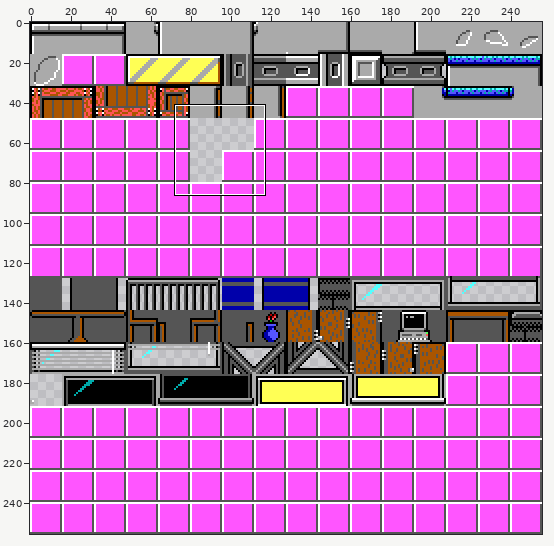
Two states of a sprite sheet, bin/data/tile_sheet.png. The first picture is a wide view before the edit; the outline marks the close-up.
Close-up. Before the edit:
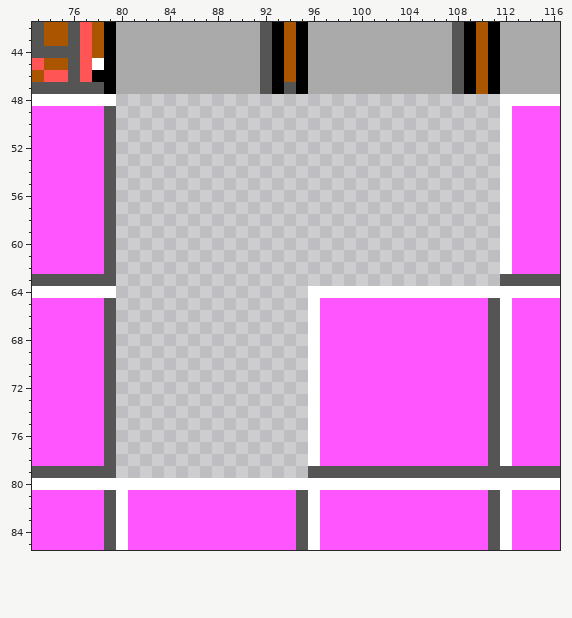
The file is 256x256 pixels. Shown: x 73..116, y 42..85.
Now the later version:
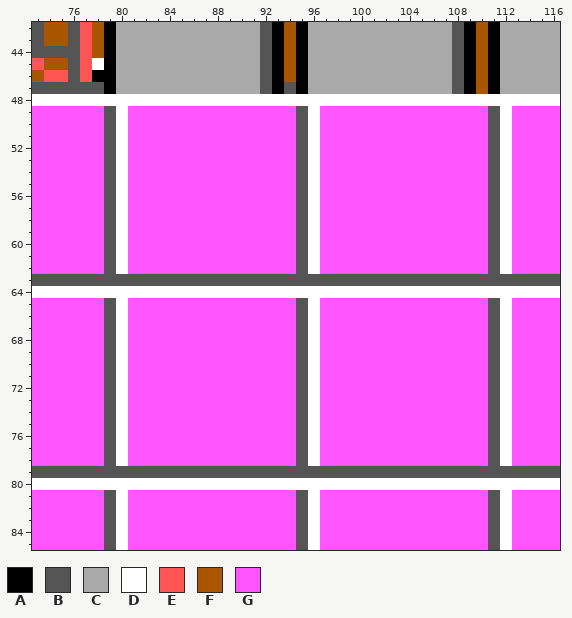
Palette (. is transparent): A #000000  B #555555  C #aaaaaa  D #ffffff  E #ff5555  F #aa5500  G #ff55ff
The commit says: Filled in some blank tiles.
The edit:
@@ x 73..116 @@
 47 BBBBBBACCCCCCCCCCCCBABACCCCCCCCCCCCBAFACCCCC
-48 DDDDDDD................................DDDDD
-49 GGGGGGB................................DGGGG
-50 GGGGGGB................................DGGGG
-51 GGGGGGB................................DGGGG
-52 GGGGGGB................................DGGGG
-53 GGGGGGB................................DGGGG
-54 GGGGGGB................................DGGGG
-55 GGGGGGB................................DGGGG
-56 GGGGGGB................................DGGGG
-57 GGGGGGB................................DGGGG
-58 GGGGGGB................................DGGGG
-59 GGGGGGB................................DGGGG
-60 GGGGGGB................................DGGGG
-61 GGGGGGB................................DGGGG
-62 GGGGGGB................................DGGGG
-63 BBBBBBB................................BBBBB
-64 DDDDDDD................DDDDDDDDDDDDDDDDDDDDD
-65 GGGGGGB................DGGGGGGGGGGGGGGBDGGGG
-66 GGGGGGB................DGGGGGGGGGGGGGGBDGGGG
-67 GGGGGGB................DGGGGGGGGGGGGGGBDGGGG
-68 GGGGGGB................DGGGGGGGGGGGGGGBDGGGG
-69 GGGGGGB................DGGGGGGGGGGGGGGBDGGGG
-70 GGGGGGB................DGGGGGGGGGGGGGGBDGGGG
-71 GGGGGGB................DGGGGGGGGGGGGGGBDGGGG
-72 GGGGGGB................DGGGGGGGGGGGGGGBDGGGG
-73 GGGGGGB................DGGGGGGGGGGGGGGBDGGGG
-74 GGGGGGB................DGGGGGGGGGGGGGGBDGGGG
-75 GGGGGGB................DGGGGGGGGGGGGGGBDGGGG
-76 GGGGGGB................DGGGGGGGGGGGGGGBDGGGG
-77 GGGGGGB................DGGGGGGGGGGGGGGBDGGGG
-78 GGGGGGB................DGGGGGGGGGGGGGGBDGGGG
-79 BBBBBBB................BBBBBBBBBBBBBBBBBBBBB
+48 DDDDDDDDDDDDDDDDDDDDDDDDDDDDDDDDDDDDDDDDDDDD
+49 GGGGGGBDGGGGGGGGGGGGGGBDGGGGGGGGGGGGGGBDGGGG
+50 GGGGGGBDGGGGGGGGGGGGGGBDGGGGGGGGGGGGGGBDGGGG
+51 GGGGGGBDGGGGGGGGGGGGGGBDGGGGGGGGGGGGGGBDGGGG
+52 GGGGGGBDGGGGGGGGGGGGGGBDGGGGGGGGGGGGGGBDGGGG
+53 GGGGGGBDGGGGGGGGGGGGGGBDGGGGGGGGGGGGGGBDGGGG
+54 GGGGGGBDGGGGGGGGGGGGGGBDGGGGGGGGGGGGGGBDGGGG
+55 GGGGGGBDGGGGGGGGGGGGGGBDGGGGGGGGGGGGGGBDGGGG
+56 GGGGGGBDGGGGGGGGGGGGGGBDGGGGGGGGGGGGGGBDGGGG
+57 GGGGGGBDGGGGGGGGGGGGGGBDGGGGGGGGGGGGGGBDGGGG
+58 GGGGGGBDGGGGGGGGGGGGGGBDGGGGGGGGGGGGGGBDGGGG
+59 GGGGGGBDGGGGGGGGGGGGGGBDGGGGGGGGGGGGGGBDGGGG
+60 GGGGGGBDGGGGGGGGGGGGGGBDGGGGGGGGGGGGGGBDGGGG
+61 GGGGGGBDGGGGGGGGGGGGGGBDGGGGGGGGGGGGGGBDGGGG
+62 GGGGGGBDGGGGGGGGGGGGGGBDGGGGGGGGGGGGGGBDGGGG
+63 BBBBBBBBBBBBBBBBBBBBBBBBBBBBBBBBBBBBBBBBBBBB
+64 DDDDDDDDDDDDDDDDDDDDDDDDDDDDDDDDDDDDDDDDDDDD
+65 GGGGGGBDGGGGGGGGGGGGGGBDGGGGGGGGGGGGGGBDGGGG
+66 GGGGGGBDGGGGGGGGGGGGGGBDGGGGGGGGGGGGGGBDGGGG
+67 GGGGGGBDGGGGGGGGGGGGGGBDGGGGGGGGGGGGGGBDGGGG
+68 GGGGGGBDGGGGGGGGGGGGGGBDGGGGGGGGGGGGGGBDGGGG
+69 GGGGGGBDGGGGGGGGGGGGGGBDGGGGGGGGGGGGGGBDGGGG
+70 GGGGGGBDGGGGGGGGGGGGGGBDGGGGGGGGGGGGGGBDGGGG
+71 GGGGGGBDGGGGGGGGGGGGGGBDGGGGGGGGGGGGGGBDGGGG
+72 GGGGGGBDGGGGGGGGGGGGGGBDGGGGGGGGGGGGGGBDGGGG
+73 GGGGGGBDGGGGGGGGGGGGGGBDGGGGGGGGGGGGGGBDGGGG
+74 GGGGGGBDGGGGGGGGGGGGGGBDGGGGGGGGGGGGGGBDGGGG
+75 GGGGGGBDGGGGGGGGGGGGGGBDGGGGGGGGGGGGGGBDGGGG
+76 GGGGGGBDGGGGGGGGGGGGGGBDGGGGGGGGGGGGGGBDGGGG
+77 GGGGGGBDGGGGGGGGGGGGGGBDGGGGGGGGGGGGGGBDGGGG
+78 GGGGGGBDGGGGGGGGGGGGGGBDGGGGGGGGGGGGGGBDGGGG
+79 BBBBBBBBBBBBBBBBBBBBBBBBBBBBBBBBBBBBBBBBBBBB
 80 DDDDDDDDDDDDDDDDDDDDDDDDDDDDDDDDDDDDDDDDDDDD
